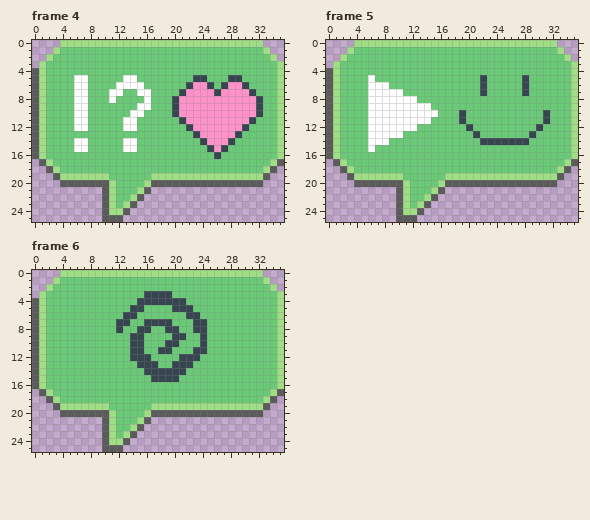
Two states of a pixel-art file, aseprite_working_file/bubble_a.aseprite. Above: the version before the commit.
36x26 pixels, 6 frames. Shown: frame 4, frame 5, frame 6. The commit also changed other frames, which this record leaves out.
After the commit:
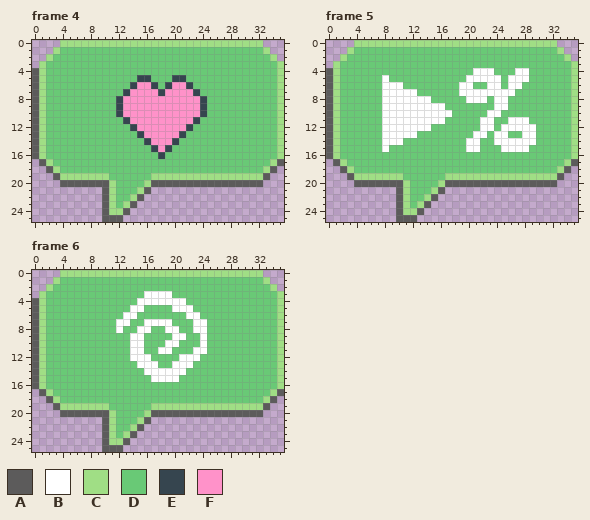
Palette (. is transparent): A #5c5b5b  B #ffffff  C #a0de85  D #69c976  E #36454f  F #ff92c9
The author wrote: added more bubble arts, v1 runnable build tested
Change:
Frame 4, layer "Content":
y 5: x 6..7 BB -> DD; x 13..16 BBDD -> DDEE; x 20..21 DD -> EE; x 23..24 EE -> DD; x 28..29 EE -> DD
y 6: x 6..7 BB -> DD; x 12..17 BBBBDD -> DDEFFE; x 19..21 DDD -> EFF; x 23..25 FFE -> DDD; x 27..30 EFFE -> DDDD
y 7: x 6..7 BB -> DD; x 11..21 BBDDBBDDDDE -> DDEFFFFEFFF; x 23..31 FFFEFFFFE -> EDDDDDDDD
y 8: x 6..7 BB -> DD; x 11..20 BDDDDBDDDE -> DEFFFFFFFF; x 24..32 FFFFFFFFE -> EDDDDDDDD
y 9: x 6..7 BB -> DD; x 12..20 DDDBBDDDE -> EFFFFFFFF; x 24..32 FFFFFFFFE -> EDDDDDDDD
y 10: x 6..7 BB -> DD; x 12..20 DDBBDDDDE -> EFFFFFFFF; x 24..32 FFFFFFFFE -> EDDDDDDDD
y 11: x 6..7 BB -> DD; x 13..21 BBDDDDDDE -> EFFFFFFFF; x 23..31 FFFFFFFFE -> EDDDDDDDD
y 12: x 6..7 BB -> DD; x 13..21 BBDDDDDDD -> DEFFFFFFF; x 23..30 FFFFFFFE -> DDDDDDDD
y 13: x 15..21 DDDDDDD -> EFFFFFE; x 23..29 EFFFFFE -> DDDDDDD
y 14: x 6..7 BB -> DD; x 13..14 BB -> DD; x 16..20 DDDDD -> EFFFE; x 24..28 EFFFE -> DDDDD
y 15: x 6..7 BB -> DD; x 13..14 BB -> DD; x 17..19 DDD -> EFE; x 25..27 EFE -> DDD
y 16: x 18 D -> E; x 26 E -> D
Frame 5, layer "Content":
y 4: x 21..23 DDD -> BBB; x 27..28 DD -> BB
y 5: x 6 B -> D; x 8 D -> B; x 20..24 DDEDD -> BBBBB; x 26..28 DDE -> BBB
y 6: x 6..7 BB -> DD; x 9..10 DD -> BB; x 19..20 DD -> BB; x 22..24 EDD -> DBB; x 26..28 DDE -> BBD
y 7: x 6..7 BB -> DD; x 11..12 DD -> BB; x 19..26 DDDEDDDD -> BBBBBBBB; x 28 E -> D
y 8: x 6..7 BB -> DD; x 13..14 DD -> BB; x 20..22 DDD -> BBB; x 24..25 DD -> BB
y 9: x 6..7 BB -> DD; x 15..16 DD -> BB; x 24..25 DD -> BB
y 10: x 6..7 BB -> DD; x 16..17 DD -> BB; x 19 E -> D; x 23..24 DD -> BB; x 31 E -> D
y 11: x 6..7 BB -> DD; x 15..16 DD -> BB; x 19 E -> D; x 22..23 DD -> BB; x 26..28 DDD -> BBB; x 31 E -> D
y 12: x 6..7 BB -> DD; x 13..14 DD -> BB; x 20 E -> D; x 22..23 DD -> BB; x 25..30 DDDDDE -> BBBBBD
y 13: x 6..7 BB -> DD; x 11..12 DD -> BB; x 21..22 ED -> BB; x 24..25 DD -> BB; x 28..29 DE -> BB
y 14: x 6..7 BB -> DD; x 9..10 DD -> BB; x 20..29 DDEEEEEEED -> BBDDBBBBBB
y 15: x 6 B -> D; x 8 D -> B; x 20..21 DD -> BB; x 25..28 DDDD -> BBBB
Frame 6, layer "Content":
y 3: x 16..19 EEEE -> BBBB
y 4: x 15..21 EEEEEEE -> BBBBBBB
y 5: x 14..15 EE -> BB; x 20..22 EEE -> BBB
y 6: x 13..14 EE -> BB; x 22..23 EE -> BB
y 7: x 12..13 EE -> BB; x 16..19 EEEE -> BBBB; x 23..24 EE -> BB
y 8: x 12 E -> B; x 15..16 EE -> BB; x 19..20 EE -> BB; x 23..24 EE -> BB
y 9: x 14..15 EE -> BB; x 20..21 EE -> BB; x 24 E -> B
y 10: x 14..15 EE -> BB; x 19..20 EE -> BB; x 24 E -> B
y 11: x 14..15 EE -> BB; x 18..19 EE -> BB; x 23..24 EE -> BB
y 12: x 14..16 EEE -> BBB; x 21..23 EEE -> BBB
y 13: x 15..17 EEE -> BBB; x 20..22 EEE -> BBB
y 14: x 16..21 EEEEEE -> BBBBBB
y 15: x 17..20 EEEE -> BBBB
Pixel boxes of the changes (left, top, right, bottom) in both pictures:
changed: (74, 75, 263, 159)
changed: (368, 68, 550, 152)
changed: (116, 291, 207, 382)
